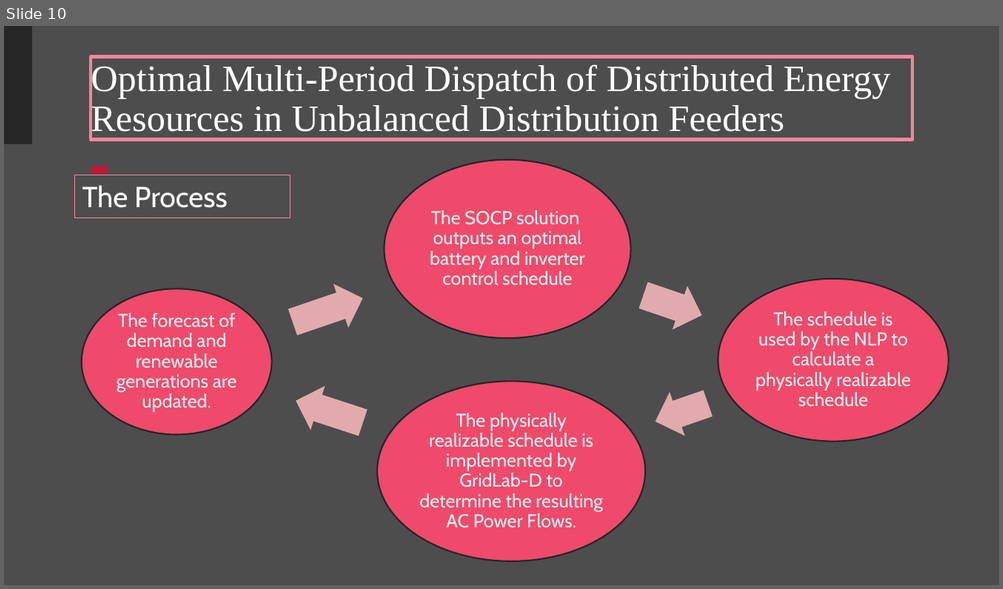
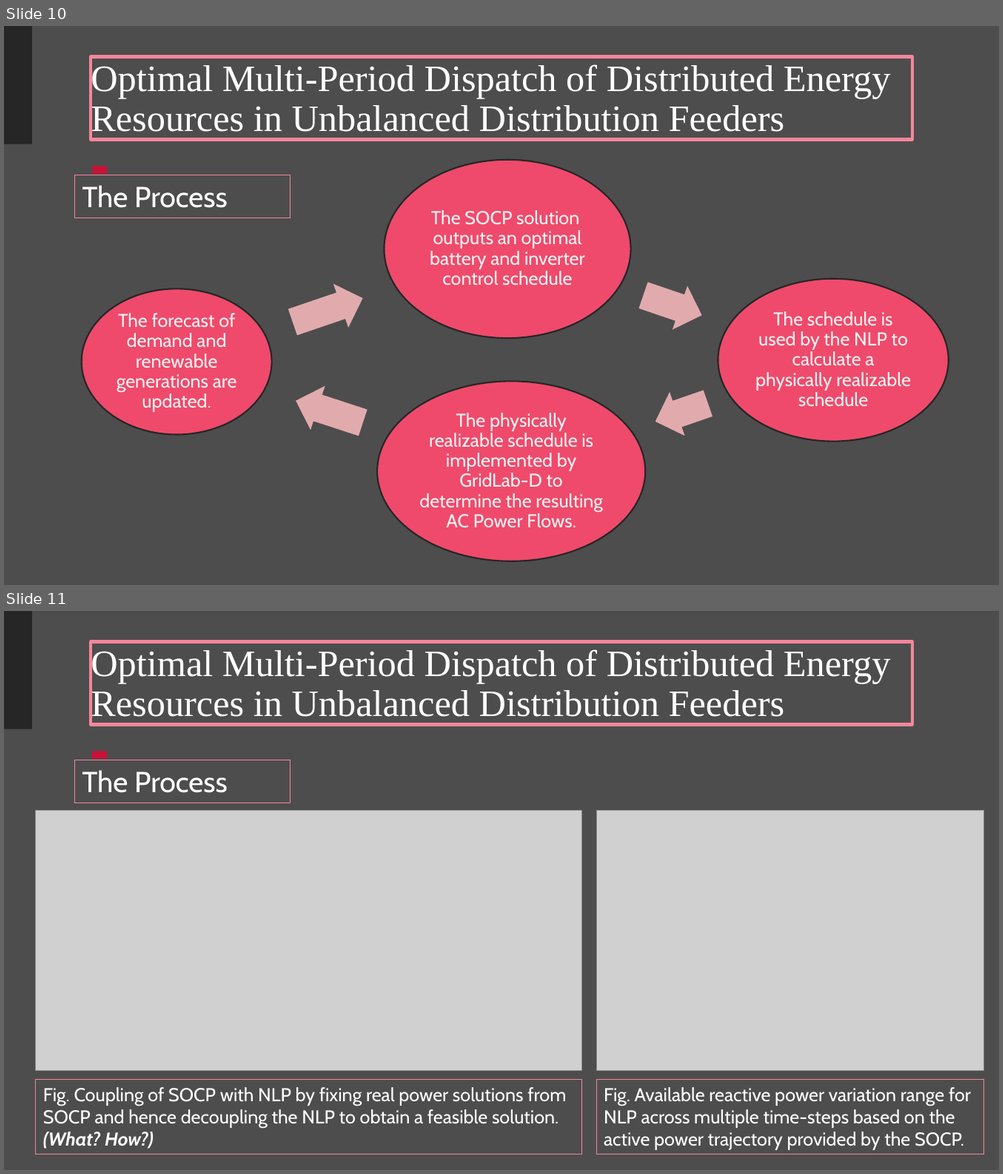
Before and after one commit to Realife-Brahmin/OriginalDocsHub, a slide deck: research_showcase/multiPeriodOptimization_aryan_ritwajeet_jha.pptx. Shown one above the other, each under a label of ours: slide 10 before the commit, slides 10 and 11 after it. The pictures are 1003x589 and 1003x1174 pixels, drawn with LibreOffice and Linux fonts; fonts in the diff are those of the drawing; grey boxes stand for pictures; background and template pictures are left out. Boxes give left, top, right and bottom in pixels: in the first picture for what was removed or moved away, otherwise in the second. Text is boxed around its words. In the diff, an @@ line names an element or a change of style, - is before the commit and + after.

```diff
--- a/research_showcase/multiPeriodOptimization_aryan_ritwajeet_jha.pptx
+++ b/research_showcase/multiPeriodOptimization_aryan_ritwajeet_jha.pptx
@@ slide 11 added at (4,611,999,1170), background #4D4D4D; not listed: 2 template elements that a slide beside it also shows @@
@@ title added at (91,641,912,724), outline #F4869C 3 pt, 36 pt, text #FFFFFF @@
+Optimal Multi-Period Dispatch of Distributed Energy Resources in Unbalanced Distribution Feeders
@@ rectangle added at (75,760,290,803), outline #F4869C 0.75 pt, 28 pt, text #FFFFFF @@
+The Process
@@ picture added at (36,810,581,1071) @@
@@ picture added at (597,810,984,1071) @@
@@ rectangle added at (36,1079,581,1155), outline #F4869C 0.75 pt, 18 pt, text #FFFFFF @@
+Fig. Coupling of SOCP with NLP by fixing real power solutions from SOCP and hence decoupling the NLP to obtain a feasible solution. (What? How?)
@@ rectangle added at (597,1079,984,1155), outline #F4869C 0.75 pt, 18 pt, text #FFFFFF @@
+Fig. Available reactive power variation range for NLP across multiple time-steps based on the active power trajectory provided by the SOCP.
```
Also in this commit, not shown: 3 slides changed, 5 other slides added.
